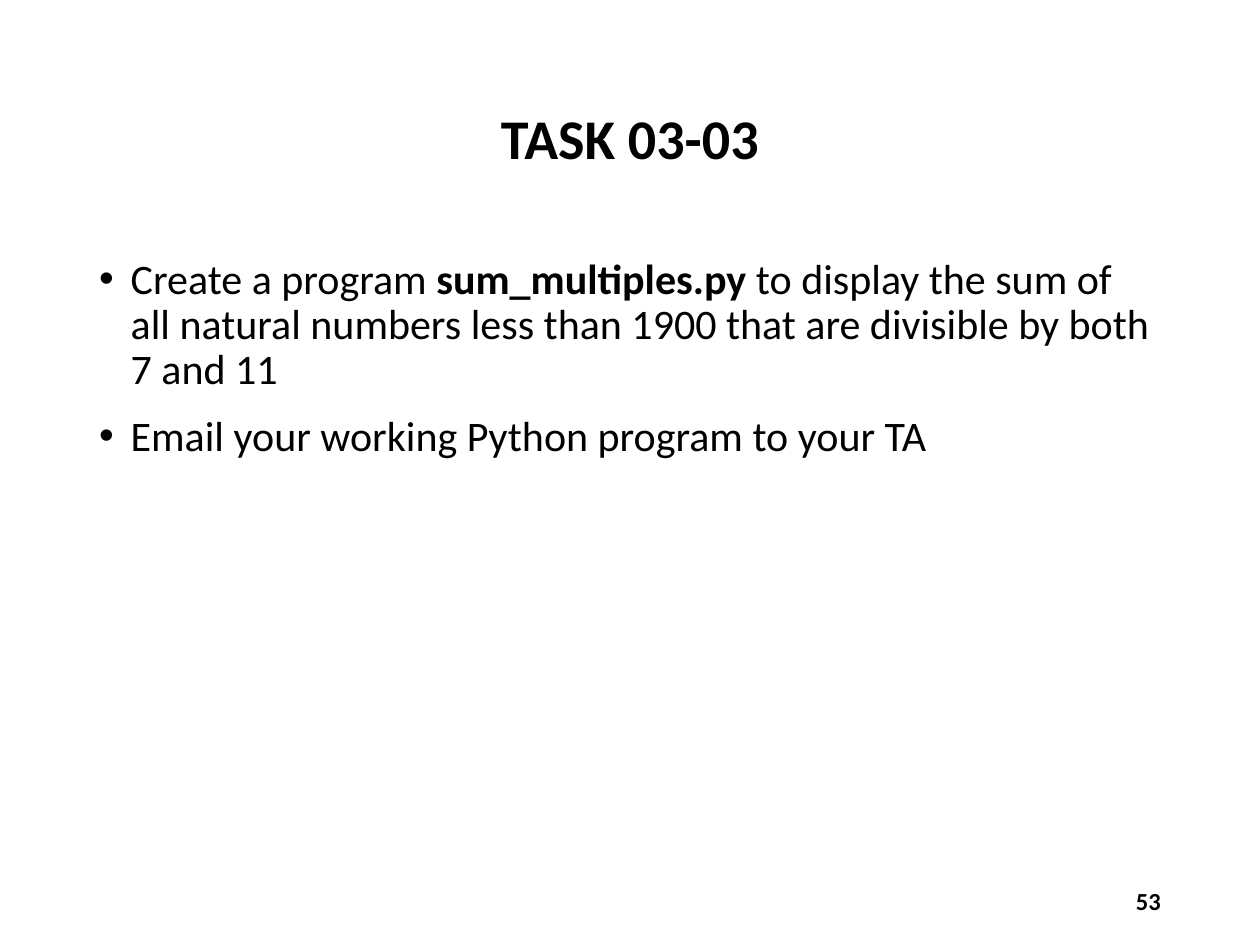
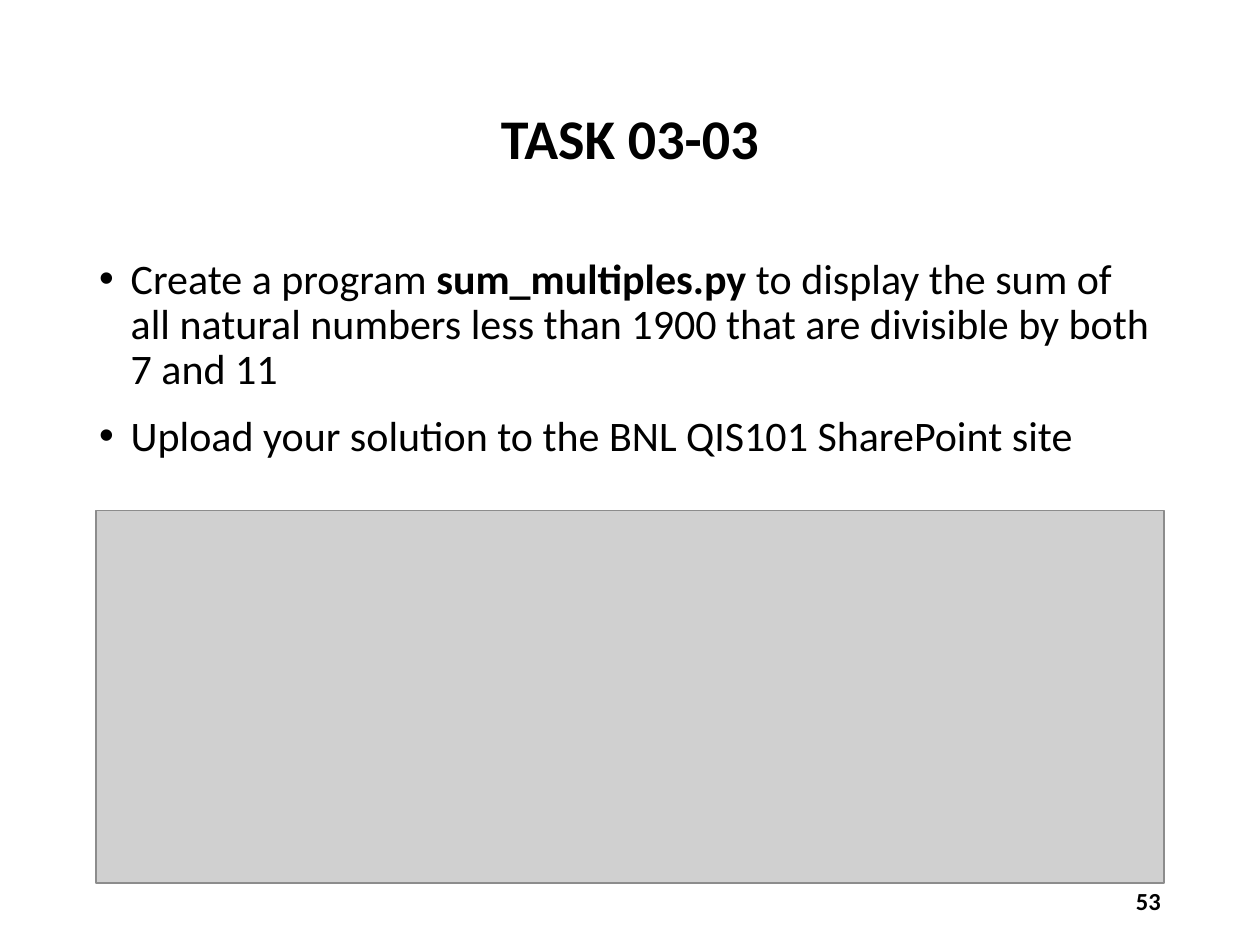
Before and after one commit to noahchampagne/QIS101, a slide deck: slide 53 of slides/Session 03 - Introducing Python/Session 03 - Introducing Python.pptx. Drawn at 1260x945 pixels with LibreOffice and Linux fonts; fonts in the diff are those of the drawing; grey boxes stand for pictures. Boxes give left, top, right and bottom in pixels: in the first picture for what was removed or moved away, otherwise in the second. Text is boxed around its words. In the diff, an @@ line names an element or a change of style, - is before the commit and + after.

```diff
--- a/slides/Session 03 - Introducing Python/Session 03 - Introducing Python.pptx
+++ b/slides/Session 03 - Introducing Python/Session 03 - Introducing Python.pptx
@@ text at <box>131,421,1073,458</box>: text changed @@
-• Email your working Python program to your TA
+• Upload your solution to the BNL QIS101 SharePoint site
@@ picture added at <box>96,510,1164,883</box> @@
```
Also in this commit, not shown: 8 other files.
